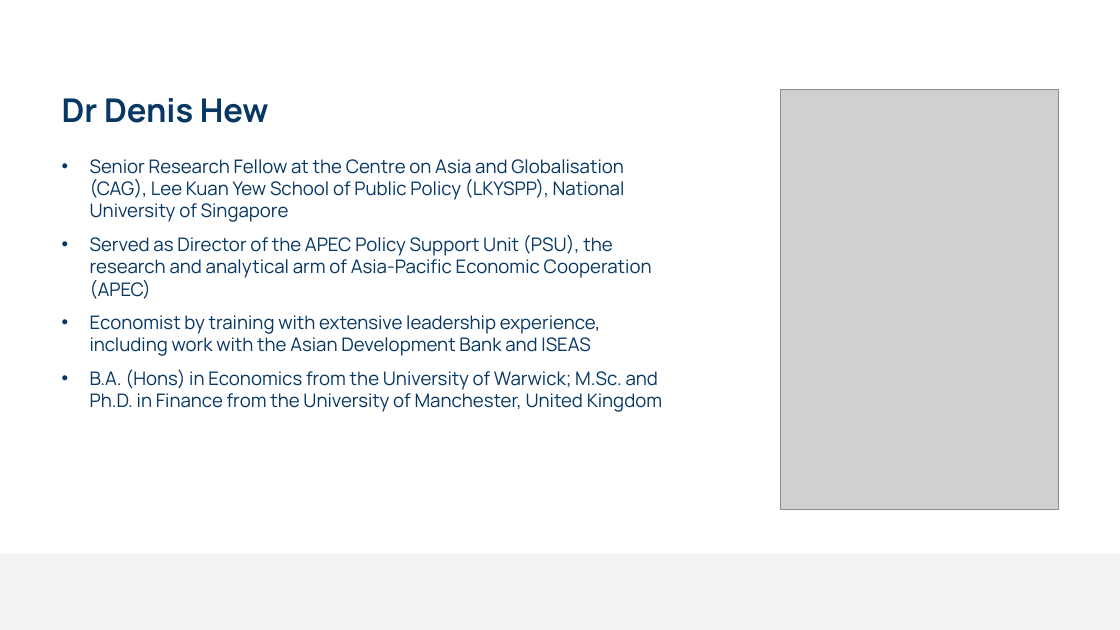
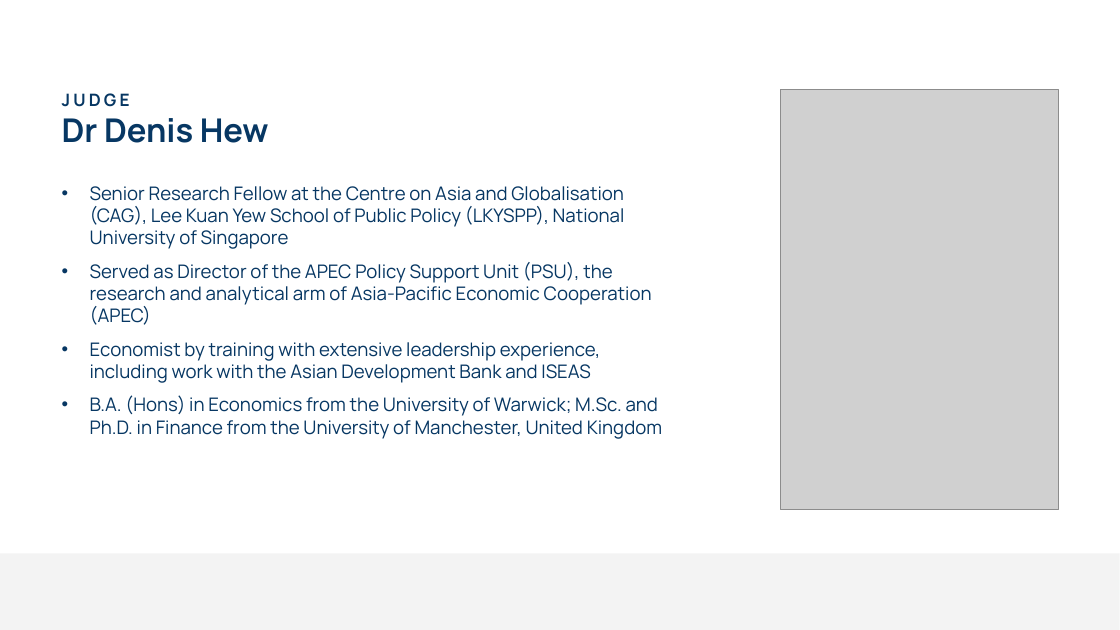
Before and after one commit to itzpranav101/rooted-sg, a slide deck: slide 4 of deliverables/RWCC 2026 - Student Conf (formatted).pptx (slide 3 before the commit). Drawn at 1120x630 pixels with LibreOffice and Linux fonts; fonts in the diff are those of the drawing; grey boxes stand for pictures; background and template pictures are left out. Boxes give left, top, right and bottom in pixels: in the first picture for what was removed or moved away, otherwise in the second. Text is boxed around its words. In the diff, an @@ line names an element or a change of style, - is before the commit and + after.

```diff
--- a/deliverables/RWCC 2026 - Student Conf (formatted).pptx
+++ b/deliverables/RWCC 2026 - Student Conf (formatted).pptx
@@ text at [62,93,130,107]: paragraph added @@
+JUDGE
@@ text "Senior Research Fellow at the ...": place and size @@
-text "Senior Research Fellow at the ..." at [90,159,662,412]
+text "Senior Research Fellow at the ..." at [90,186,662,439]
```
Also in this commit, not shown: 4 other slides changed, 1 slide added.
